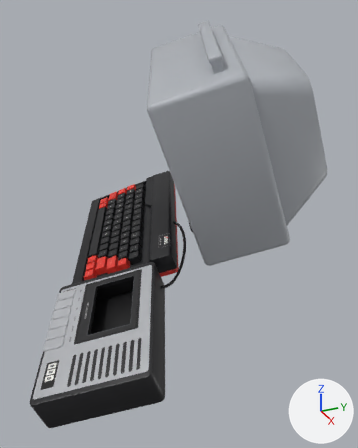
The glTF model godot/themes/console/models/systems/oric.glb: old version first, new version second.
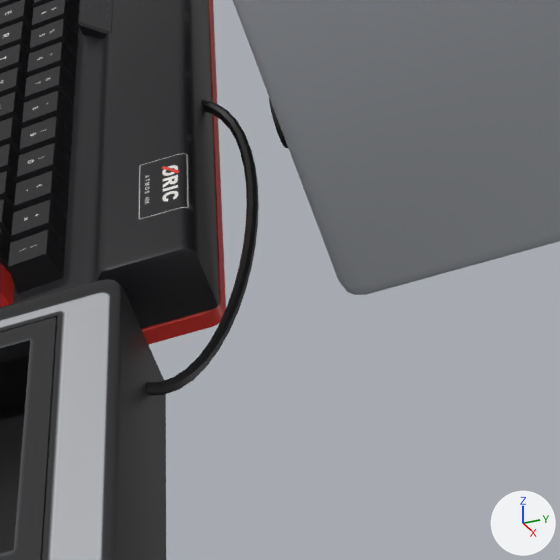
Each version is shown whole from a camera (50 mm lens) standing at (1.252, -0.541, 0.876) and looking at (0.061, -0.005, 0.281), then close up on the part from 35% to 71% of the width and 44% to 73% of the height. Every picture has the same lights, and +X, +Y and +Z are marked at lower right. The last two pictures show the newer version. Where no turn or scale is listed for an object, it has been applied to the vertices. Vertices at exactly the same position are counted once.

Objects in the first close-up: 'lid', 'oric' and 1 more.
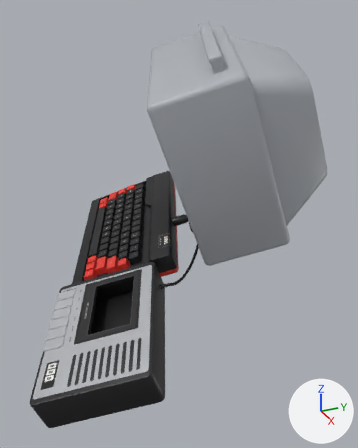
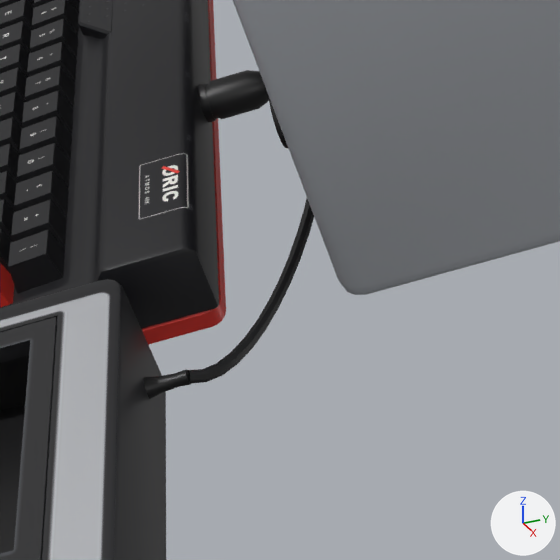
Location of each change, [x1, y1, x2, y2] in pixels of the close-ups (560 x 560 px):
part 1 of me_oric_001, rebuilt: before [146, 99, 259, 395]; after [188, 198, 314, 383]
part 2 of me_oric_001, added: after [197, 70, 269, 123]
part 3 of me_oric_001, added: after [144, 369, 191, 399]

The change, as a diff of the scene's bpy script:
```diff
--- a/godot/themes/console/models/systems/oric.glb.py
+++ b/godot/themes/console/models/systems/oric.glb.py
@@ me_oric_001 @@
 # used by ob_oric; location = (-0.253, -0.2101, 0.0938)
-me_oric_001.from_pydata(...)  # 1959 vertices, 3580 faces; spans x -0.24..0.746, y -0.29..0.71, z -0.094..0.718
+me_oric_001.from_pydata(...)  # 2231 vertices, 4108 faces; spans x -0.24..0.746, y -0.29..0.71, z -0.094..0.718
+# me_oric_001 part 1: the loose piece of 168 vertices spanning x 0.175..0.445, y 0.092..0.264, z 0.068..0.133 is rebuilt with 168 vertices and now spans x 0.203..0.457, y 0.117..0.316, z 0.078..0.157
+# me_oric_001 part 2: a new loose piece of 112 vertices spanning x 0.166..0.208, y 0.239..0.294, z 0.117..0.156, in mat_case (picture img_oric_print)
+# me_oric_001 part 3: a new loose piece of 80 vertices spanning x 0.432..0.455, y 0.088..0.12, z 0.066..0.088, in mat_case (picture img_oric_print)
+# other edits to the shape of me_oric_001 do not show in these pictures
 me_oric_001.materials.append(mat_case)
```
